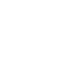
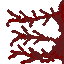
Two versions of the same layered image (64px x 64px). Layer-by-layer changes:
painted on "art" over (x1=6, y1=0, x2=64, y2=64)
